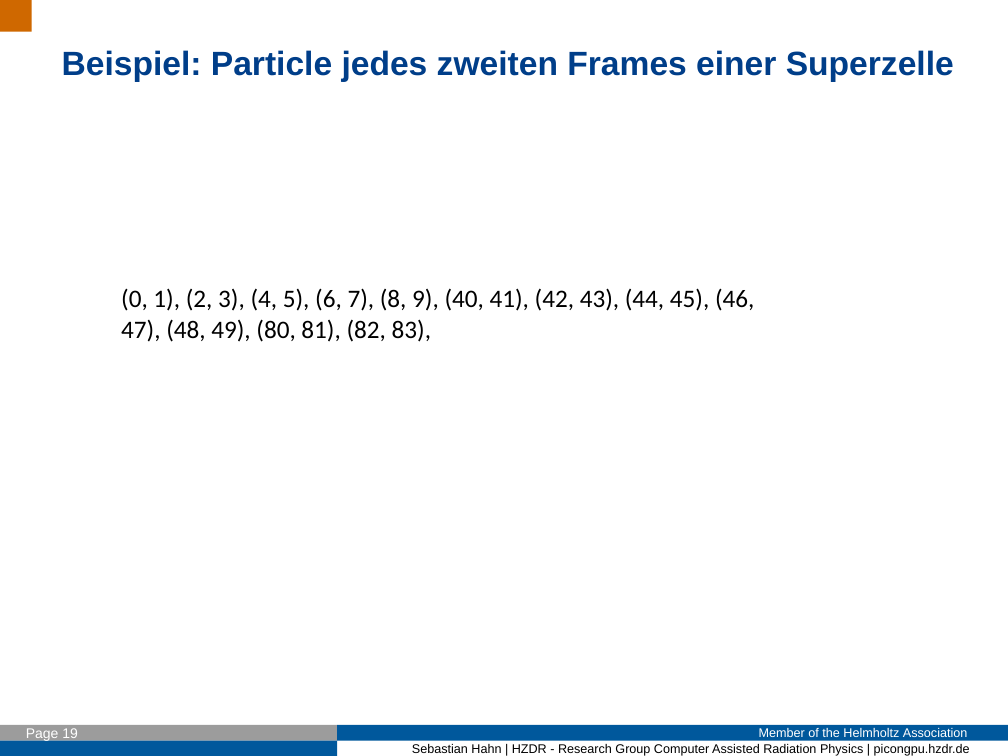
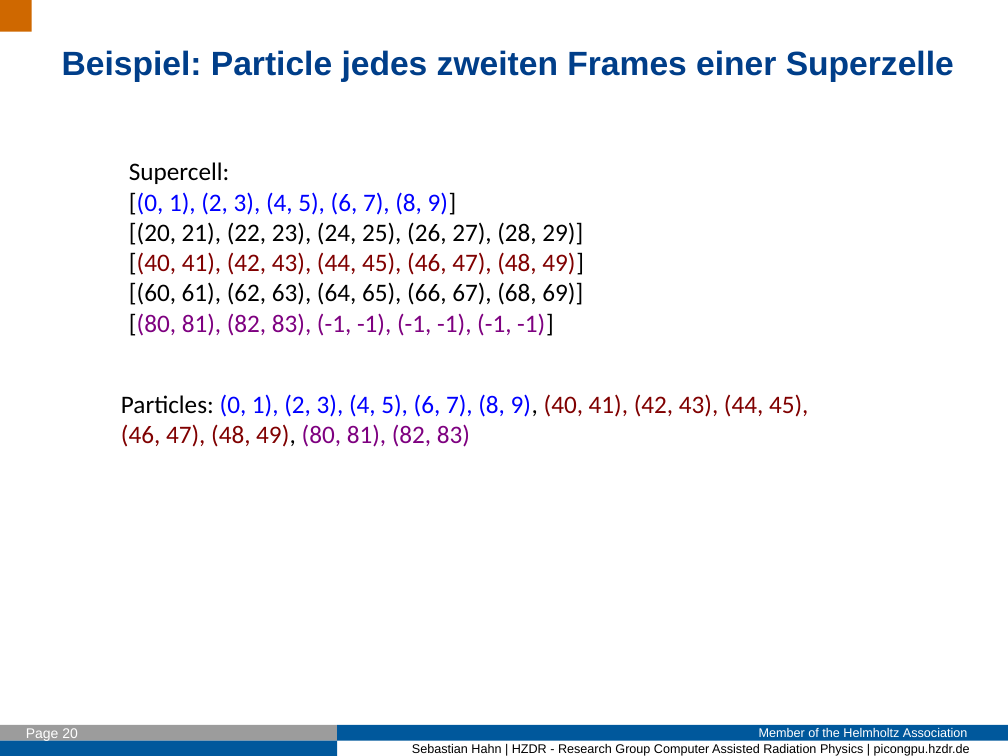
Before and after one commit to Fettpet/DeepIterator, a slide deck: slide 20 of Presi/2017_01_16_Intro.odp (slide 19 before the commit). Drawn at 1008x756 pixels with LibreOffice and Linux fonts; fonts in the diff are those of the drawing; background and template pictures are left out. Boxes give left, top, right and bottom in pixels: in the first picture for what was removed or moved away, otherwise in the second. Text is boxed around its words. In the diff, an @@ line names an element or a change of style, - is before the commit and + after.

```diff
--- a/Presi/2017_01_16_Intro.odp
+++ b/Presi/2017_01_16_Intro.odp
@@ text added at box(129, 162, 584, 336), 18 pt, text #000000 @@
+Supercell:
+[(0, 1), (2, 3), (4, 5), (6, 7), (8, 9)]
+[(20, 21), (22, 23), (24, 25), (26, 27), (28, 29)]
+[(40, 41), (42, 43), (44, 45), (46, 47), (48, 49)]
+[(60, 61), (62, 63), (64, 65), (66, 67), (68, 69)]
+[(80, 81), (82, 83), (-1, -1), (-1, -1), (-1, -1)]
@@ text at box(121, 394, 808, 447): text changed; text colour #000000 to #800000 @@
-(0, 1), (2, 3), (4, 5), (6, 7), (8, 9), (40, 41), (42, 43), (44, 45), (46, 47), (48, 49), (80, 81), (82, 83),
+Particles: (0, 1), (2, 3), (4, 5), (6, 7), (8, 9), (40, 41), (42, 43), (44, 45), (46, 47), (48, 49), (80, 81), (82, 83)
@@ page number at box(26, 728, 78, 742): text changed @@
-Page 19
+Page 20
```
Also in this commit, not shown: 9 other slides changed, 6 slides added, 2 slides removed, 33 other files.
